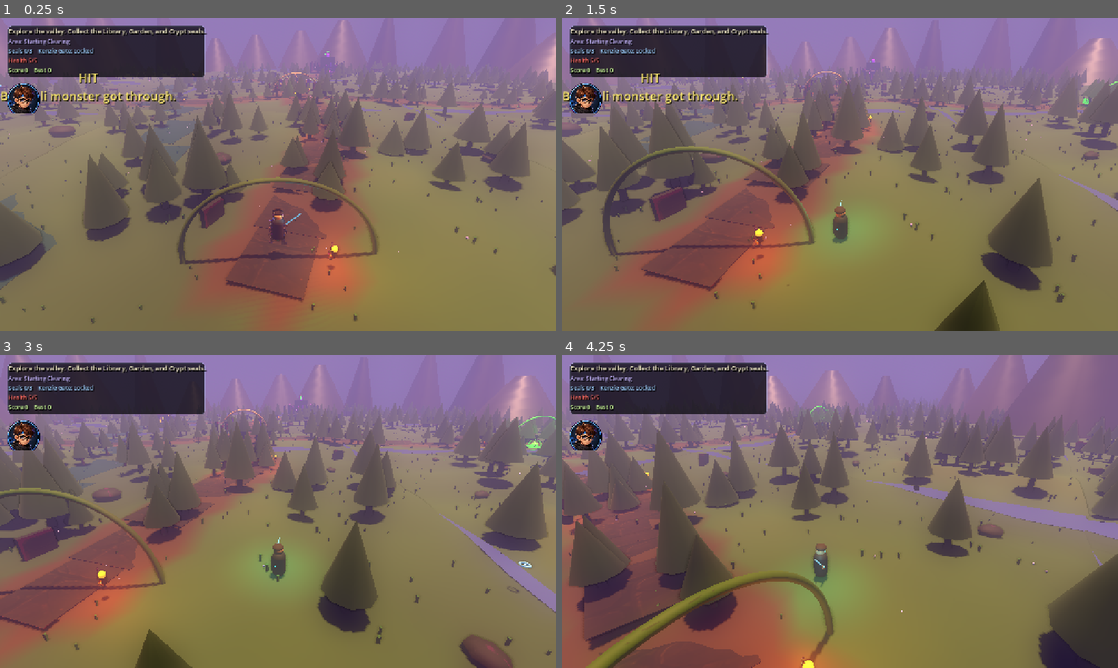
Above: before the commit, frames 1-4 (two rows, left to right).
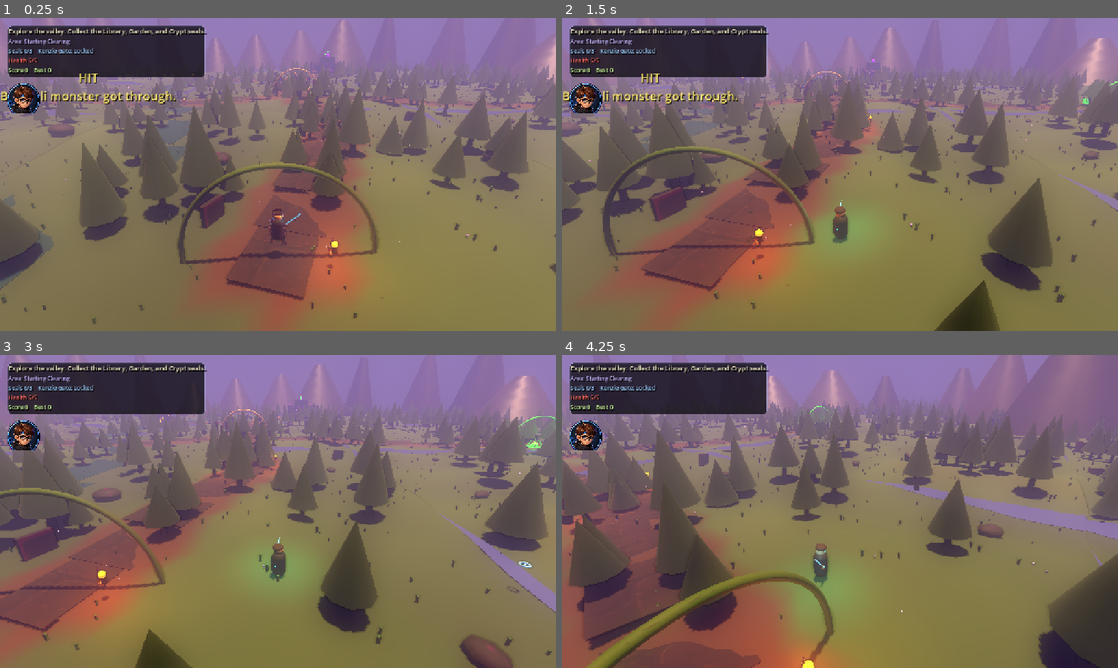
Above: after the commit, the same moments.

Repository: jfeldman9-rgb/RileyDungeonMaster
Game: Godot game, scene res://scenes/open_world_prototype.tscn
The game is run twice, just before and just after one commit, with the same random seed, the same clock (stepped at 60 frames per second) and the same inputs.
Inputs (mouse positions are in pixels of both pictures, inside the frame that each line leads up to):
- Up to frame 1 (0.25 s): no input
- Up to frame 2 (1.5 s): tap Enter (ui_accept) at 0.5, 0.77 s; move the mouse to (962, 158) at 0.52 s; hold D (move_right) 0.53-1.25 s; hold Shift (dash) 0.53-1.25 s; click (962, 158) at 0.67 s; drag from (728, 190) to (812, 237) at 1.27 s
- Up to frame 3 (3 s): move the mouse to (333, 442) at 2.02 s; hold D (move_right) 2.03-2.75 s; hold F (throw_star) 2.03-2.75 s; drag from (250, 574) to (111, 464) at 2.77 s
- Up to frame 4 (4.25 s): move the mouse to (1006, 558) at 3.52 s; hold A (move_left) from 3.53 s (still down); hold E from 3.53 s (still down); tap Enter (ui_accept) at 3.77 s

The runs differ from the first frame. In frame 1, 5.6% of the frame differs, in the area x 0-100%, y 13-98%; in frame 2, less than 0.1%; in frame 3, less than 0.1%; in frame 4, nothing differs.

Commit message:
Remove terrain squash during chunk fade

Diff:
--- a/scripts/world_generator.gd
+++ b/scripts/world_generator.gd
@@ -91,12 +91,12 @@
 
 
 func _fade_chunk_in(chunk: Node3D) -> void:
-	chunk.scale = Vector3(1.0, 0.02, 1.0)
+	chunk.scale = Vector3(0.985, 0.985, 0.985)
 	var tween := create_tween()
 	tween.tween_property(chunk, "scale", Vector3.ONE, fade_transition_time).set_trans(Tween.TRANS_SINE)
 
 
 func _fade_chunk_out(chunk: Node3D) -> void:
 	var tween := create_tween()
-	tween.tween_property(chunk, "scale", Vector3(1.0, 0.02, 1.0), fade_transition_time).set_trans(Tween.TRANS_SINE)
+	tween.tween_property(chunk, "scale", Vector3(0.985, 0.985, 0.985), fade_transition_time).set_trans(Tween.TRANS_SINE)
 	tween.finished.connect(chunk.queue_free)
